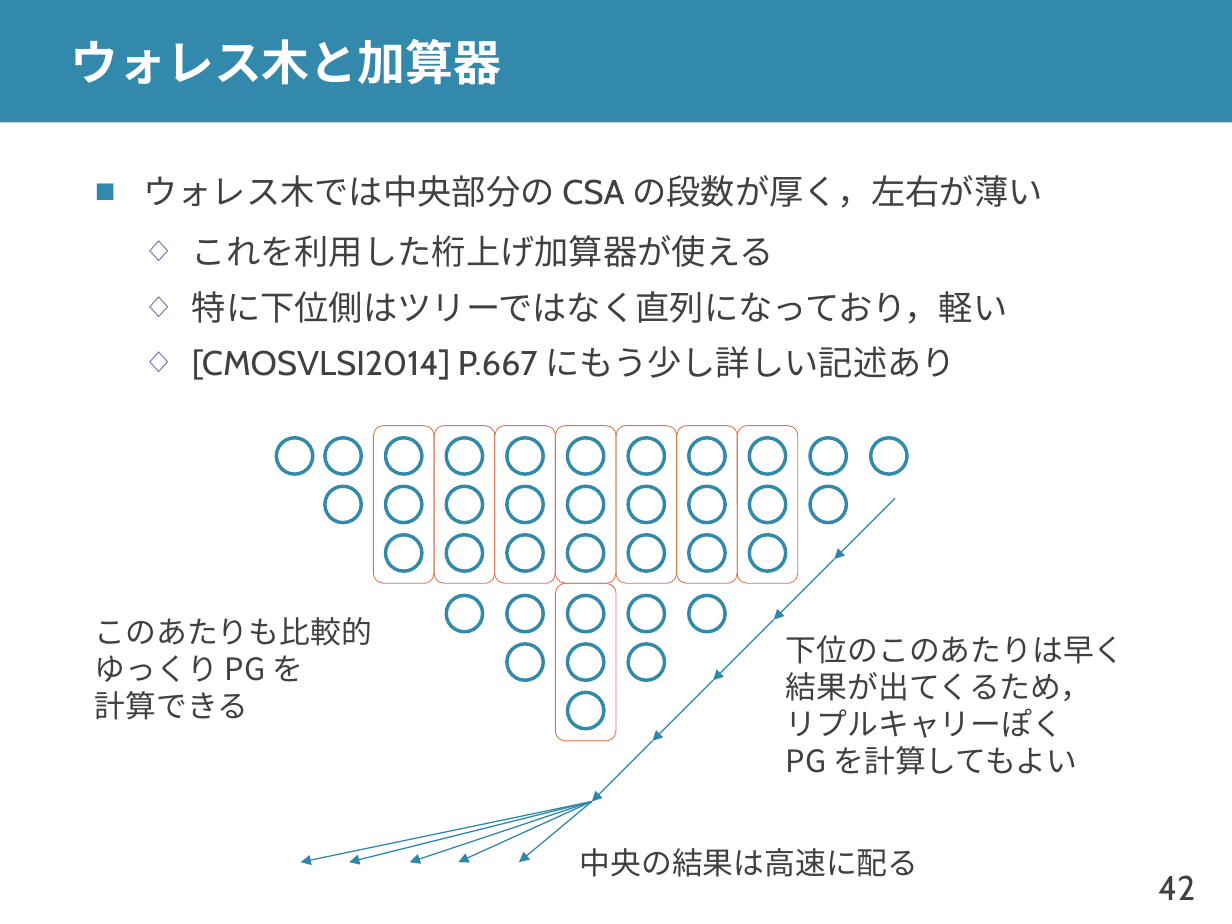
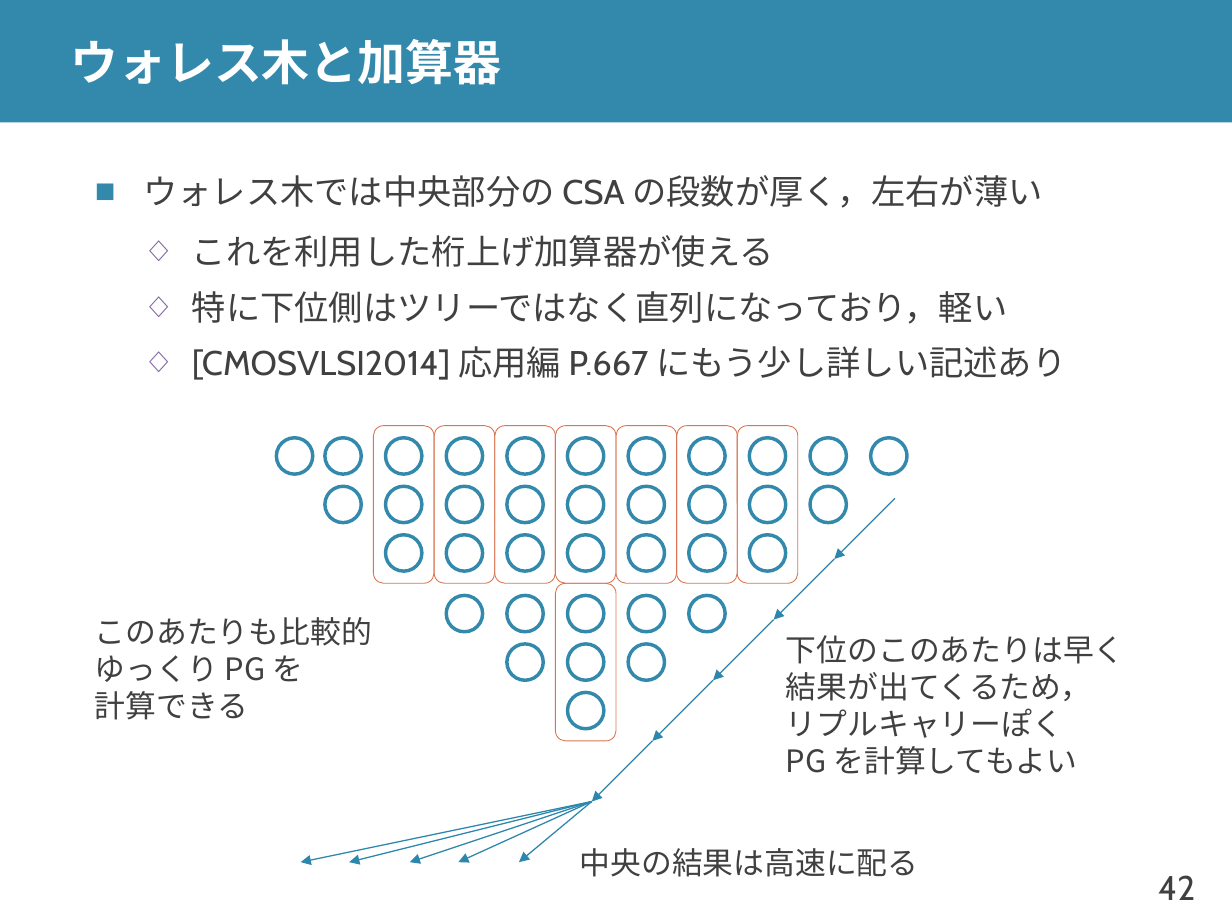
Before and after one commit to shioyadan/advanced-computer-organization, a slide deck: slide 42 of aco-shioya-appendix-fpu.pptx. Drawn at 1232x924 pixels with LibreOffice and Linux fonts; fonts in the diff are those of the drawing. Boxes give left, top, right and bottom in pixels: in the first picture for what was removed or moved away, otherwise in the second. Text is boxed around its words. In the diff, an @@ line names an element or a change of style, - is before the commit and + after.

```diff
--- a/aco-shioya-appendix-fpu.pptx
+++ b/aco-shioya-appendix-fpu.pptx
@@ text at (192,346,1066,380): text changed @@
-  ◇ [CMOSVLSI2014] P.667 にもう少し詳しい記述あり
+  ◇ [CMOSVLSI2014] 応用編 P.667 にもう少し詳しい記述あり
```
Also in this commit, not shown: 11 other slides changed.
